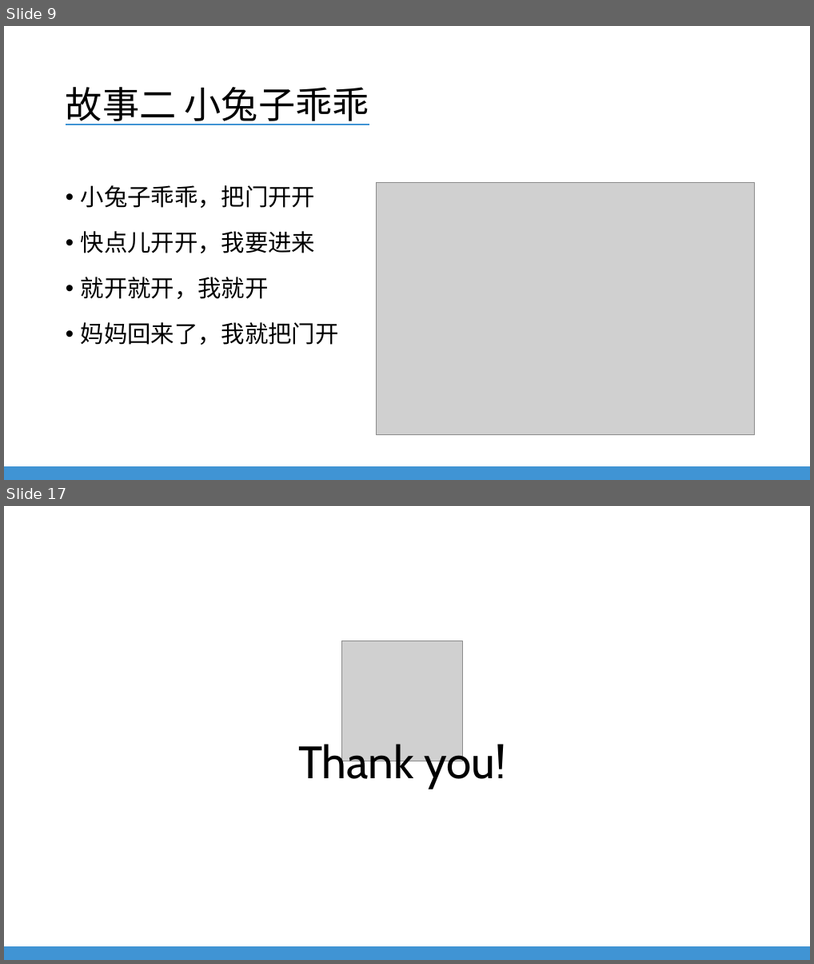
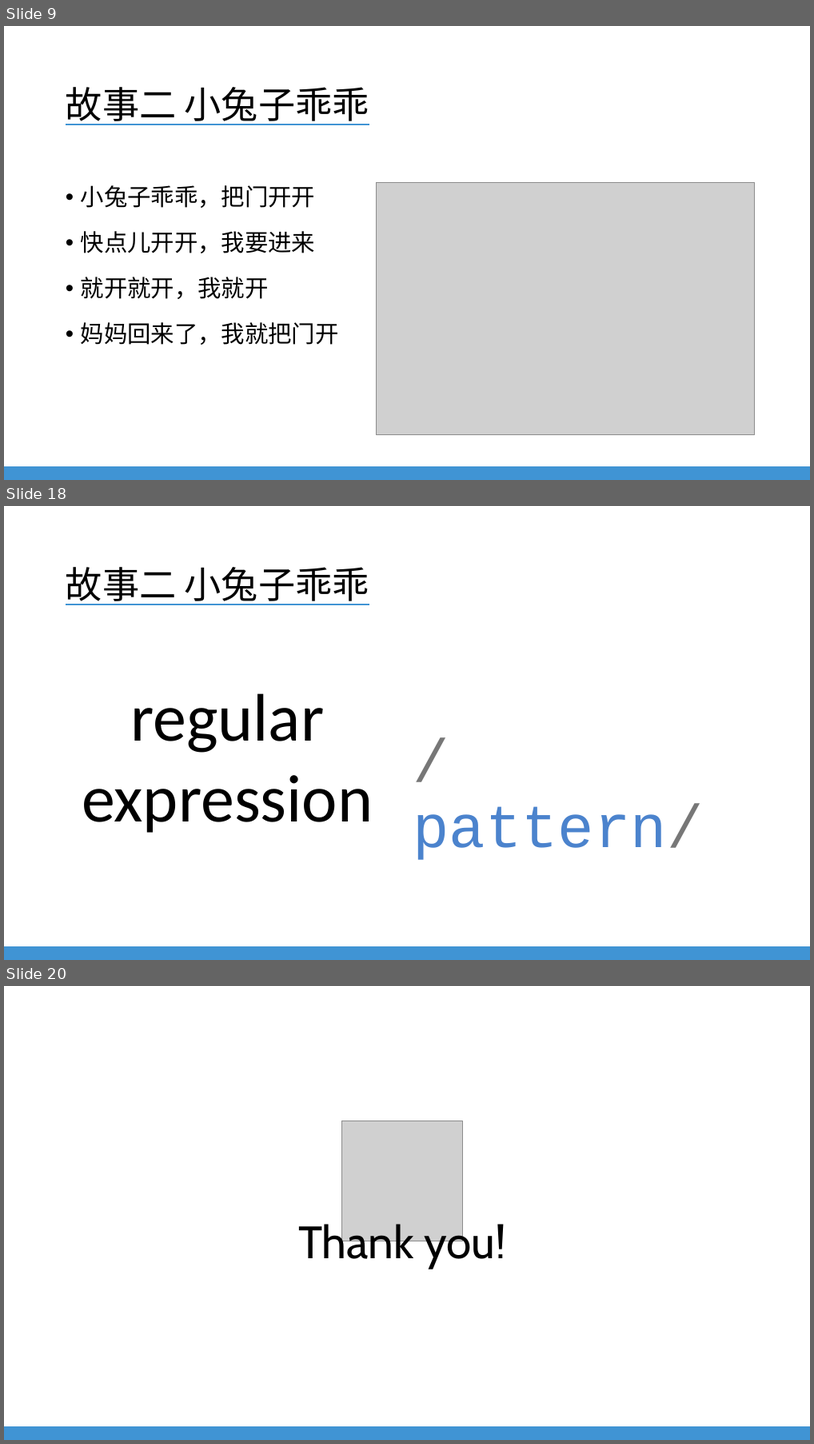
Before and after one commit to EverDoc/NLU, a slide deck: NLU Training - Javascript For QA.pptx. Shown one above the other, each under a label of ours: slides 9 and 17 before the commit, slides 9, 18 and 20 after it; the slides between them are not shown. The pictures are 814x964 and 814x1444 pixels, drawn with LibreOffice and Linux fonts; fonts in the diff are those of the drawing; grey boxes stand for pictures; background and template pictures are left out. Boxes give left, top, right and bottom in pixels: in the first picture for what was removed or moved away, otherwise in the second. Text is boxed around its words. In the diff, an @@ line names an element or a change of style, - is before the commit and + after.

```diff
--- a/NLU Training - Javascript For QA.pptx
+++ b/NLU Training - Javascript For QA.pptx
@@ slide 18 added at (x1=4, y1=506, x2=810, y2=960), background #FFFFFF; not listed: 1 template element that a slide beside it also shows @@
@@ title added at (x1=66, y1=567, x2=370, y2=605), 44 pt, text #000000, underline @@
+故事二 小兔子乖乖
@@ text added at (x1=82, y1=693, x2=373, y2=832), 80 pt, text #000000 @@
+regular
+expression
@@ text added at (x1=414, y1=804, x2=704, y2=860), 72 pt, text #4B83CD @@
+/pattern/
@@ what was slide 17 is now slide 20 @@
```
Also in this commit, not shown: 9 other slides added, 7 slides removed.
